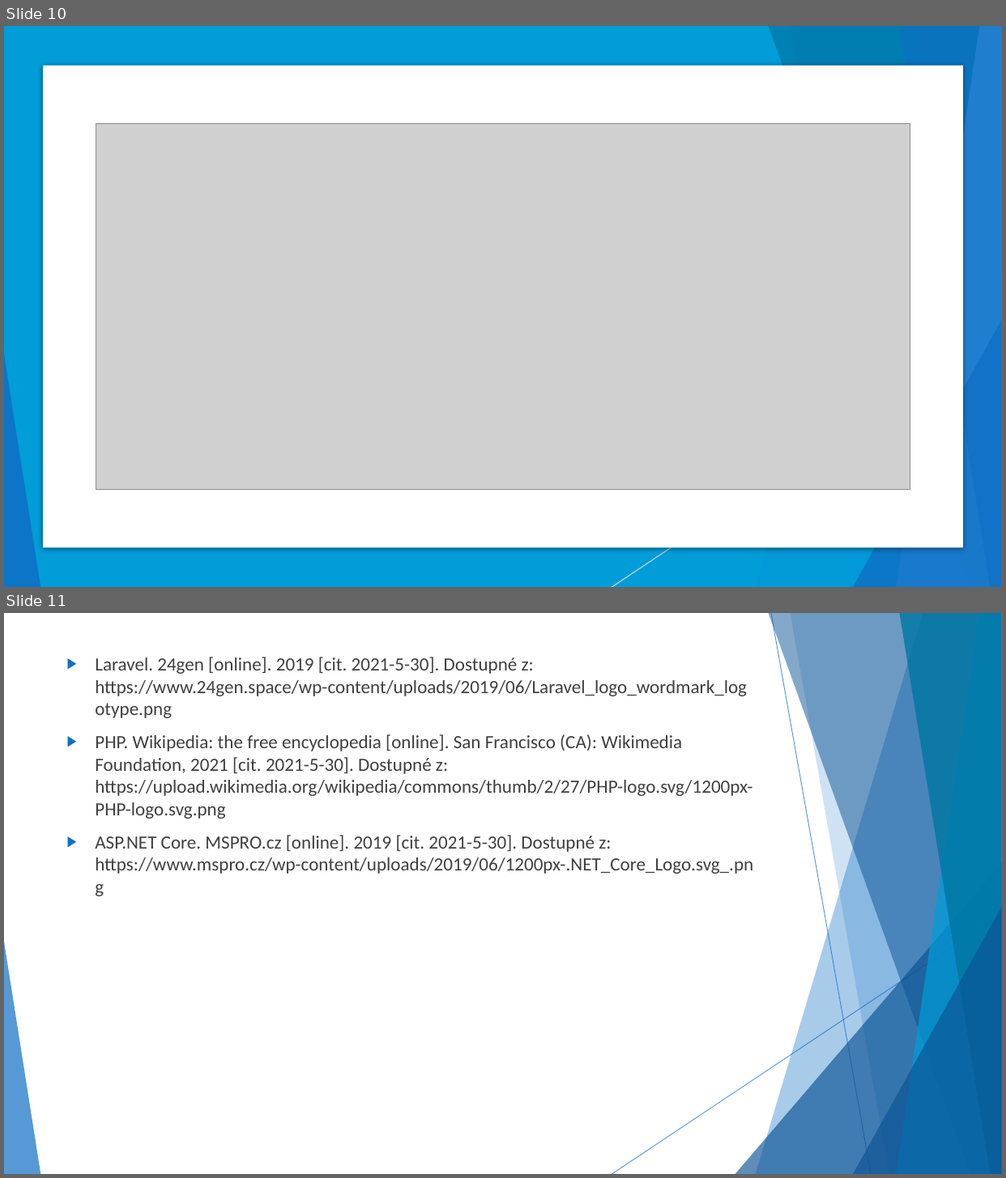
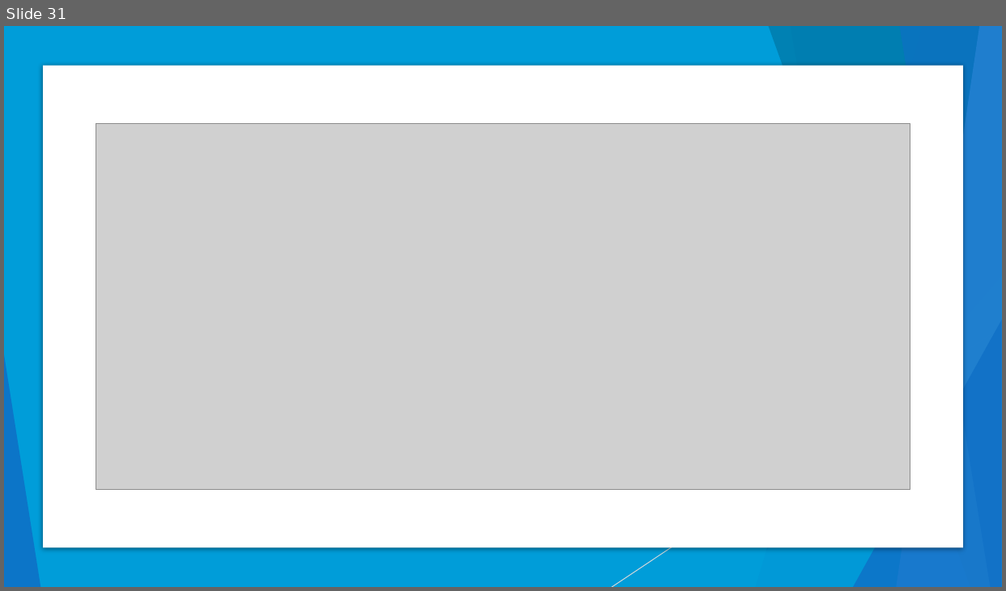
Before and after one commit to Kropi11/Maturitni-zkouska, a slide deck: Dlouhodoba maturitni prace/DMP-prezentace.pptx. Shown one above the other, each under a label of ours: slides 10 and 11 before the commit, slide 31 after it. The pictures are 1006x1178 and 1006x591 pixels, drawn with LibreOffice and Linux fonts; fonts in the diff are those of the drawing; grey boxes stand for pictures. Boxes give left, top, right and bottom in pixels: in the first picture for what was removed or moved away, otherwise in the second. Text is boxed around its words. In the diff, an @@ line names an element or a change of style, - is before the commit and + after.

```diff
--- a/Dlouhodoba maturitni prace/DMP-prezentace.pptx
+++ b/Dlouhodoba maturitni prace/DMP-prezentace.pptx
@@ slide 11 removed at box(4, 613, 1002, 1174), background #FFFFFF; not listed: 10 template elements that a slide beside it also shows @@
@@ text removed at box(95, 657, 753, 874) @@
-▶ Laravel. 24gen [online]. 2019 [cit. 2021-5-30]. Dostupné z: https://www.24gen.space/wp-content/uploads/2019/06/Laravel_logo_wordmark_logotype.png
-▶ PHP. Wikipedia: the free encyclopedia [online]. San Francisco (CA): Wikimedia Foundation, 2021 [cit. 2021-5-30]. Dostupné z: https://upload.wikimedia.org/wikipedia/commons/thumb/2/27/PHP-logo.svg/1200px-PHP-logo.svg.png
-▶ ASP.NET Core. MSPRO.cz [online]. 2019 [cit. 2021-5-30]. Dostupné z: https://www.mspro.cz/wp-content/uploads/2019/06/1200px-.NET_Core_Logo.svg_.png
@@ what was slide 10 is now slide 31 @@
```
Also in this commit, not shown: 28 slides added, 3 other slides removed.
